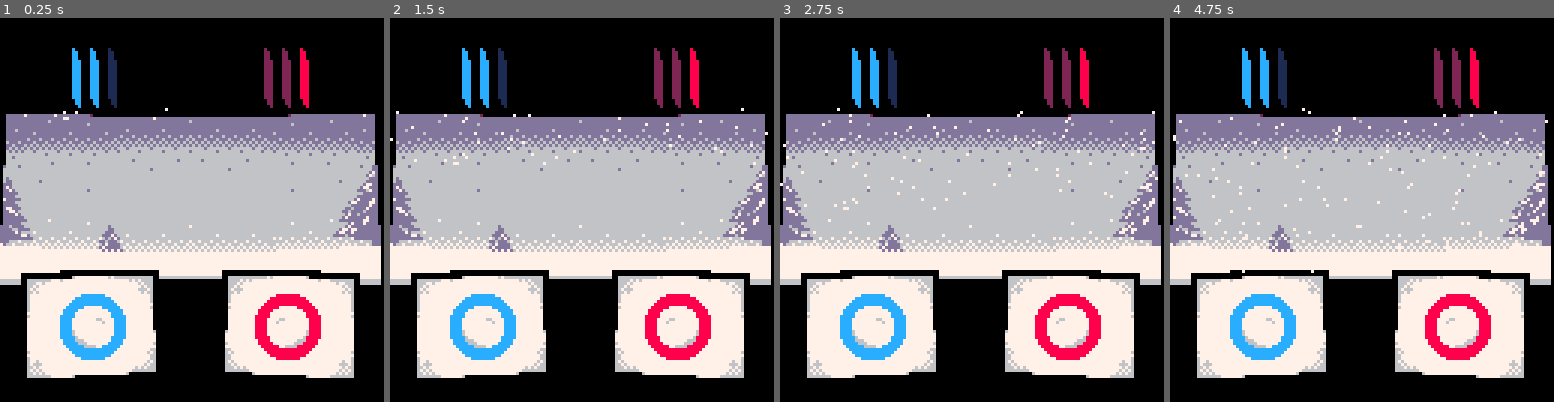
Above: before the commit, frames 1-4 (left to right).
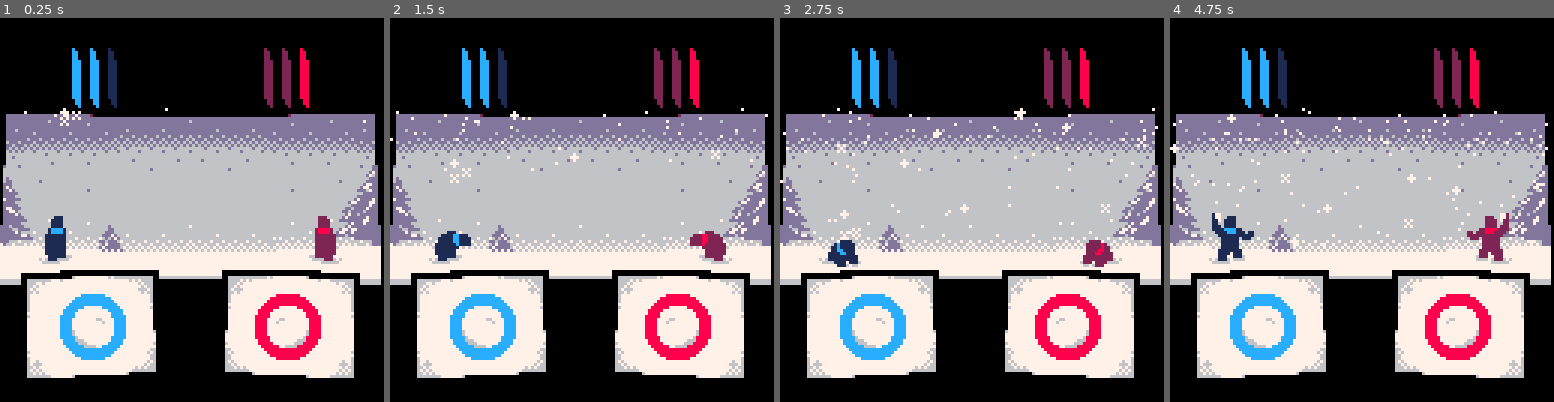
Above: after the commit, the same moments.

Repository: aylanonsense/snowball-showdown
Game: PICO-8 cartridge cart.p8
Same seed, same stepped clock (60 frames per second), same inputs: the game is played once before the commit and once after it.
Inputs:
- Up to frame 1 (0.25 s): no input
- Up to frame 2 (1.5 s): tap X (X key) at 0.33, 1.07 s; tap O (Z key) at 0.7 s
- Up to frame 3 (2.75 s): hold Right 1.6-2.1 s; tap O (Z key) at 1.7, 2.1, 2.5 s; tap X (X key) at 1.85 s; hold Up 2.15-2.42 s; hold Right from 2.47 s (still down)
- Up to frame 4 (4.75 s): tap O (Z key) every 0.4 s from 2.9 to 4.5 s; tap X (X key) at 2.97, 4.08 s; release Right at 3.03 s; hold Left 3.08-3.58 s; hold Down 3.63-3.97 s; hold Right 4.02-4.68 s; hold Up from 4.73 s (still down)

The runs differ from the first frame. In frame 1, 1.3% of the frame differs, in the area x 6-96%, y 23-65%; in frame 2, 1.7%; in frame 3, 2.0%; in frame 4, 2.8%, in the area x 0-99%, y 25-67%.

Commit message:
Player assets

Diff:
--- a/cart.p8
+++ b/cart.p8
@@ -30,23 +30,33 @@
 -- entity vars
 local entities
 local entity_classes = {
-  snow_layer = {
+  player = {
+    draw = function(self, x, y)
+      -- draw player sprite
+      local sprite = flr(self.frames_alive / 20) % 15 + 1
+      pal(3, ternary(self.player_num == 1, 1, 2))
+      pal(11, ternary(self.player_num == 1, 12, 8))
+      if sprite == 14 then
+        sspr2(102, 18, 19, 16, x + ternary(self.player_num == 1, 1, -3), y + 1, self.player_num == 2)
+      elseif sprite == 15 then
+        sspr2(36, 72, 14, 20, x + ternary(self.player_num == 1, 1, 2), y - 3, self.player_num == 2)
+      else
+        sspr2(17 * ((sprite - 1) % 7), 18 * flr((sprite - 1) / 7), 17, 18, x, y, self.player_num == 2)
+      end
+    end
+  },
+  snowfall = {
     init = function(self)
-      self.snowflakes = {
-        { x = 50, y = 29 }
-      }
+      self.snowflakes = {}
     end,
     update = function(self)
       -- add new snowflakes
-      add(self.snowflakes, {
-        x = rnd_int(-5, 131),
-        y = 29
-      })
+      self:spawn_snowflake()
       -- update all snowflakes
       local i
       for i = 1, #self.snowflakes do
         local snowflake = self.snowflakes[i]
-        snowflake.y += 0.4
+        snowflake.y += 0.6 * (1 - snowflake.distance_from_camera)
       end
       -- remove snowflakes that hit the ground
       filter_list(self.snowflakes, function(snowflake)
@@ -58,8 +68,23 @@
       local i
       for i = 1, #self.snowflakes do
         local snowflake = self.snowflakes[i]
-        sspr2(6, 92, 3, 3, snowflake.x, snowflake.y)
+        sspr2(6, 89 + 3 * snowflake.sprite, 3, 3, snowflake.x, snowflake.y)
       end
+    end,
+    spawn_snowflake = function(self)
+      local distance_from_camera = rnd_num(0.0, 0.85)
+      local sprite = 1
+      if distance_from_camera < 0.5 and rnd() < 0.1 then
+        sprite = 2
+      elseif distance_from_camera < 0.2 and rnd() < 0.15 then
+        sprite = 3
+      end
+      add(self.snowflakes, {
+        x = rnd_int(-5, 131),
+        y = 29,
+        sprite = sprite,
+        distance_from_camera = distance_from_camera
+      })
     end
   }
 }
@@ -73,7 +98,9 @@
   button_presses = { {}, {} }
   entities = {}
   -- spawn initial entities
-  spawn_entity('snow_layer', 0, 0)
+  spawn_entity("player", 12, 65, { player_num = 1 })
+  spawn_entity("player", 98, 65, { player_num = 2 })
+  spawn_entity("snowfall", 0, 0)
 end
 
 function _update()
@@ -303,9 +330,12 @@
   return initial_value > 0 and initial_value <= 1
 end
 
--- generates a random integer between min_val and max_val, inclusive
+-- random number generators
 function rnd_int(min_val, max_val)
   return flr(min_val + rnd(1 + max_val - min_val))
+end
+function rnd_num(min_val, max_val)
+  return min_val + rnd(max_val - min_val)
 end
 
 -- finds the distance between two points
Not shown, changed: 57 lines of the sprite sheet (__gfx__) section of cart.p8
